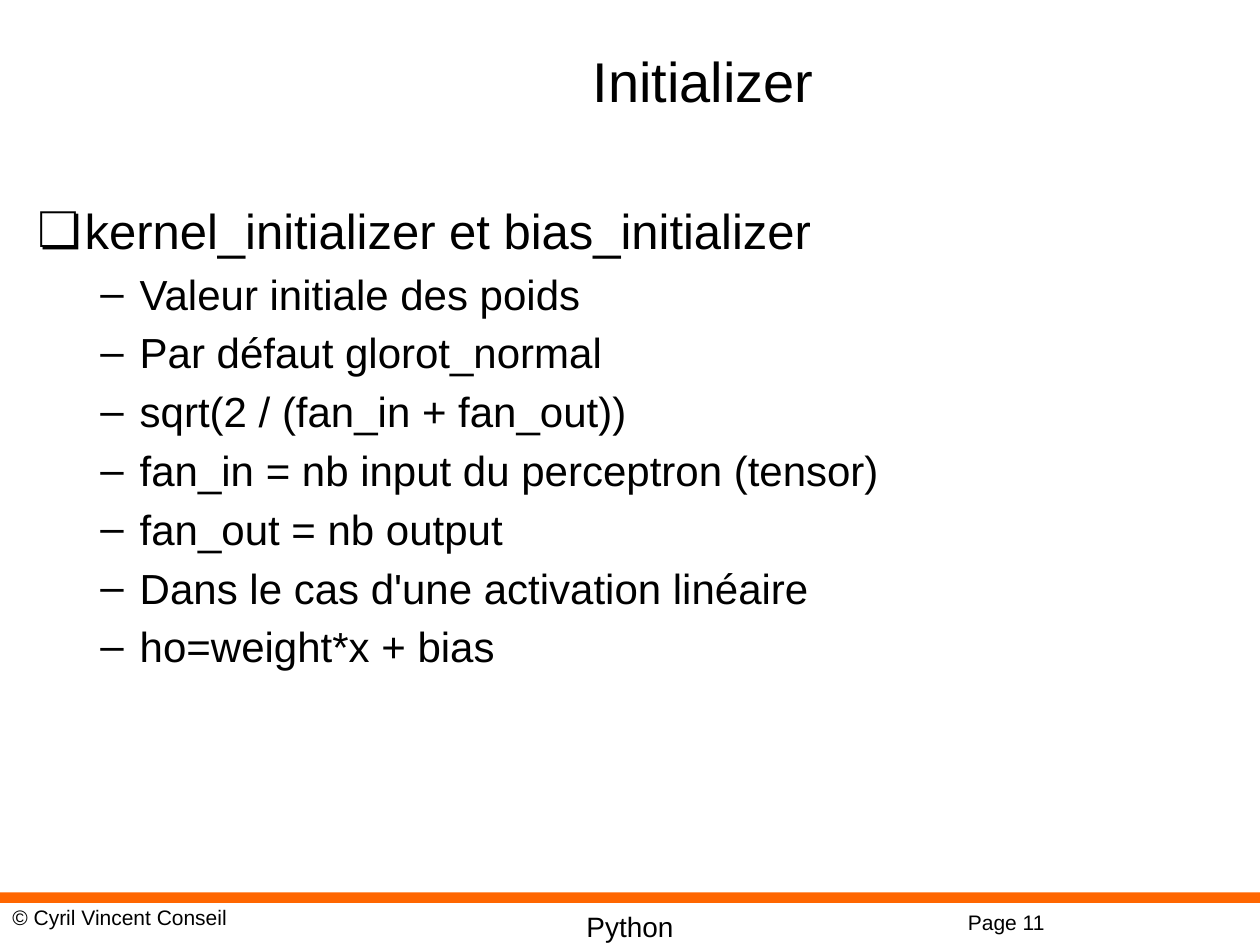
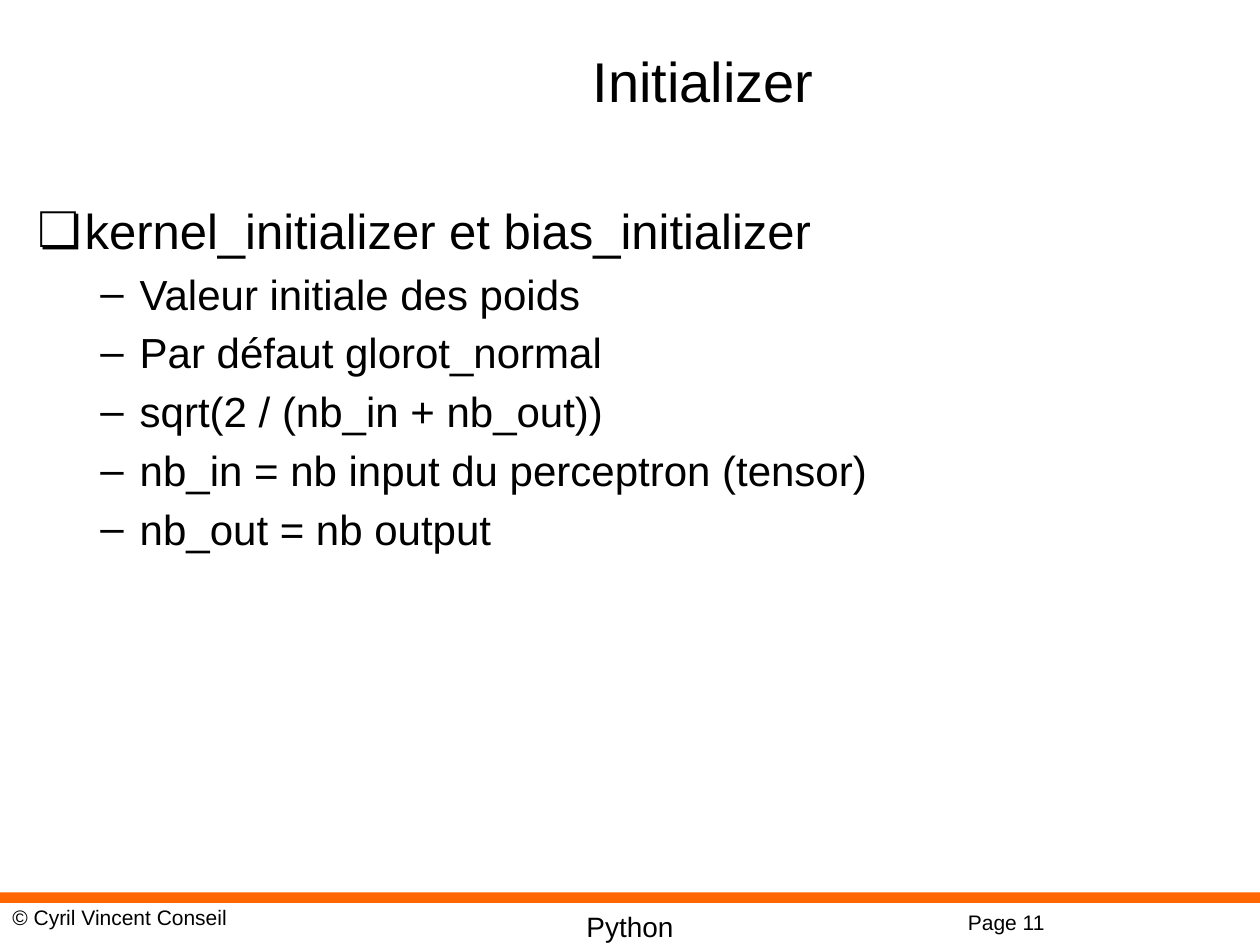
Before and after one commit to cyrilvincent/DL, a slide deck: slide 11 of PPT/DeepLearning09-Keras.pptx. Drawn at 1260x945 pixels with LibreOffice and Linux fonts; fonts in the diff are those of the drawing; background and template pictures are left out. Boxes give left, top, right and bottom in pixels: in the first picture for what was removed or moved away, otherwise in the second. Text is boxed around its words. In the diff, an @@ line names an element or a change of style, - is before the commit and + after.

```diff
--- a/PPT/DeepLearning09-Keras.pptx
+++ b/PPT/DeepLearning09-Keras.pptx
@@ text at [140,396,867,553]: text changed @@
-  – sqrt(2 / (fan_in + fan_out))
-  – fan_in = nb input du perceptron (tensor)
-  – fan_out = nb output
-  – Dans le cas d'une activation linéaire
-  – ho=weight*x + bias
+  – sqrt(2 / (nb_in + nb_out))
+  – nb_in = nb input du perceptron (tensor)
+  – nb_out = nb output
```
Also in this commit, not shown: 2 other slides changed, 8 other files.
